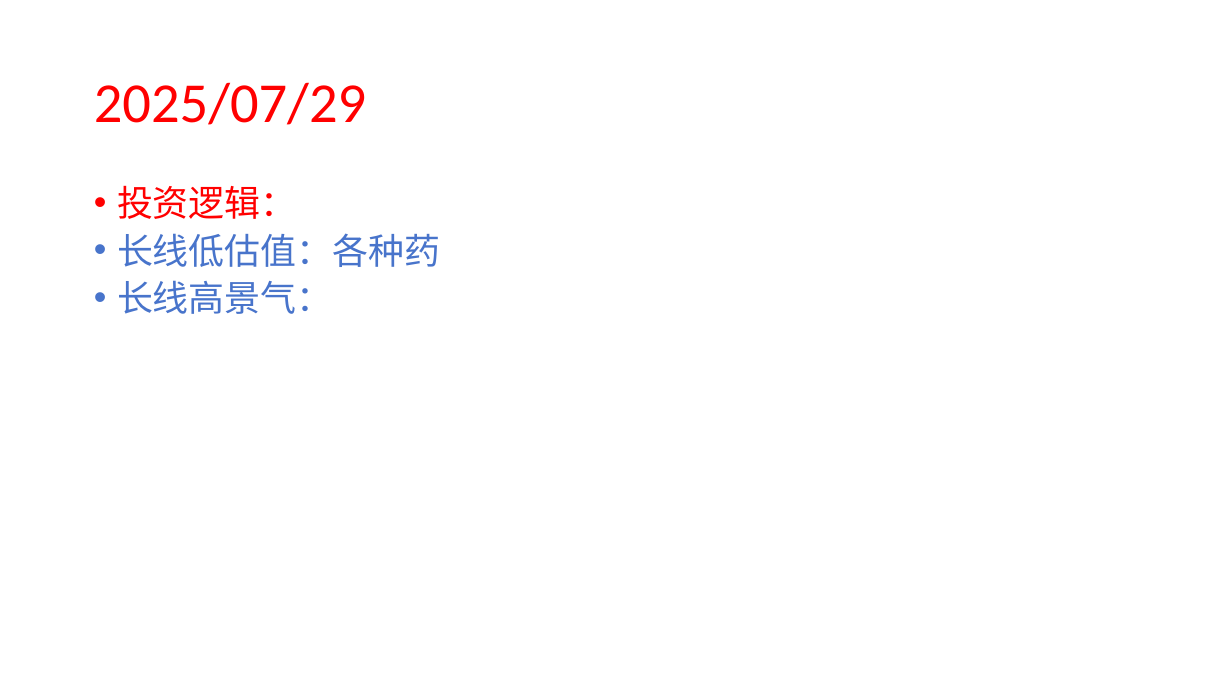
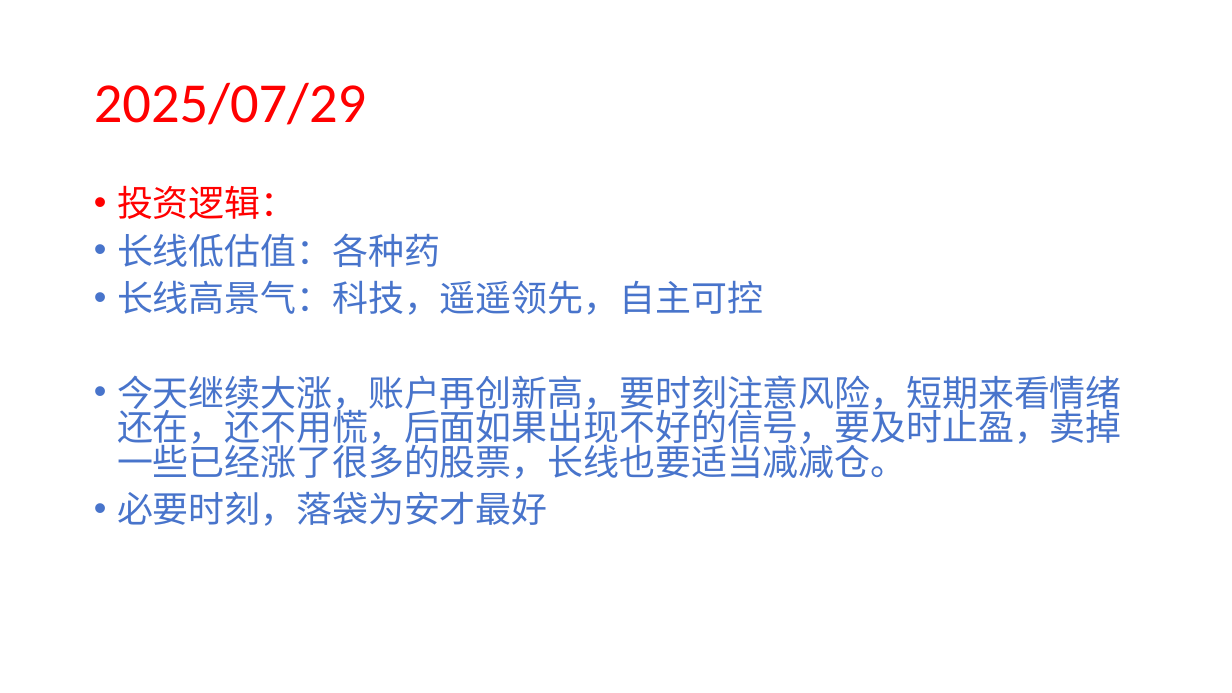
Before and after one commit to 873459621/FFMPEG, a slide deck: slide 5 of 复盘.pptx. Drawn at 1232x693 pixels with LibreOffice and Linux fonts; fonts in the diff are those of the drawing. Boxes give left, top, right and bottom in pixels: in the first picture for what was removed or moved away, otherwise in the second. Text is boxed around its words. In the diff, an @@ line names an element or a change of style, - is before the commit and + after.

```diff
--- a/复盘.pptx
+++ b/复盘.pptx
@@ text at (117, 280, 1122, 526): text changed @@
-• 长线高景气：
+• 长线高景气：科技，遥遥领先，自主可控
+• 今天继续大涨，账户再创新高，要时刻注意风险，短期来看情绪还在，还不用慌，后面如果出现不好的信号，要及时止盈，卖掉一些已经涨了很多的股票，长线也要适当减减仓。
+• 必要时刻，落袋为安才最好
```
Also in this commit, not shown: 1 other file.
